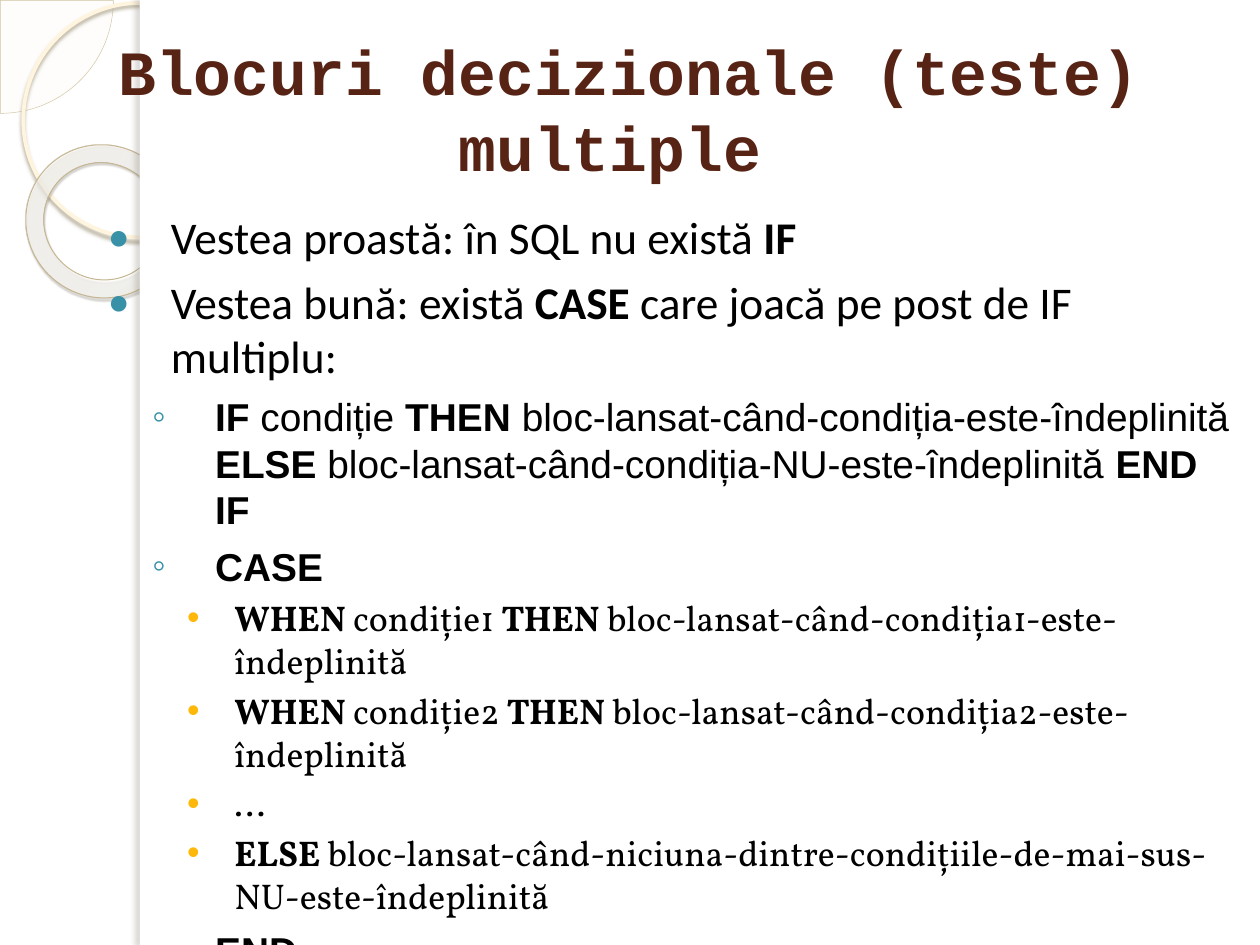
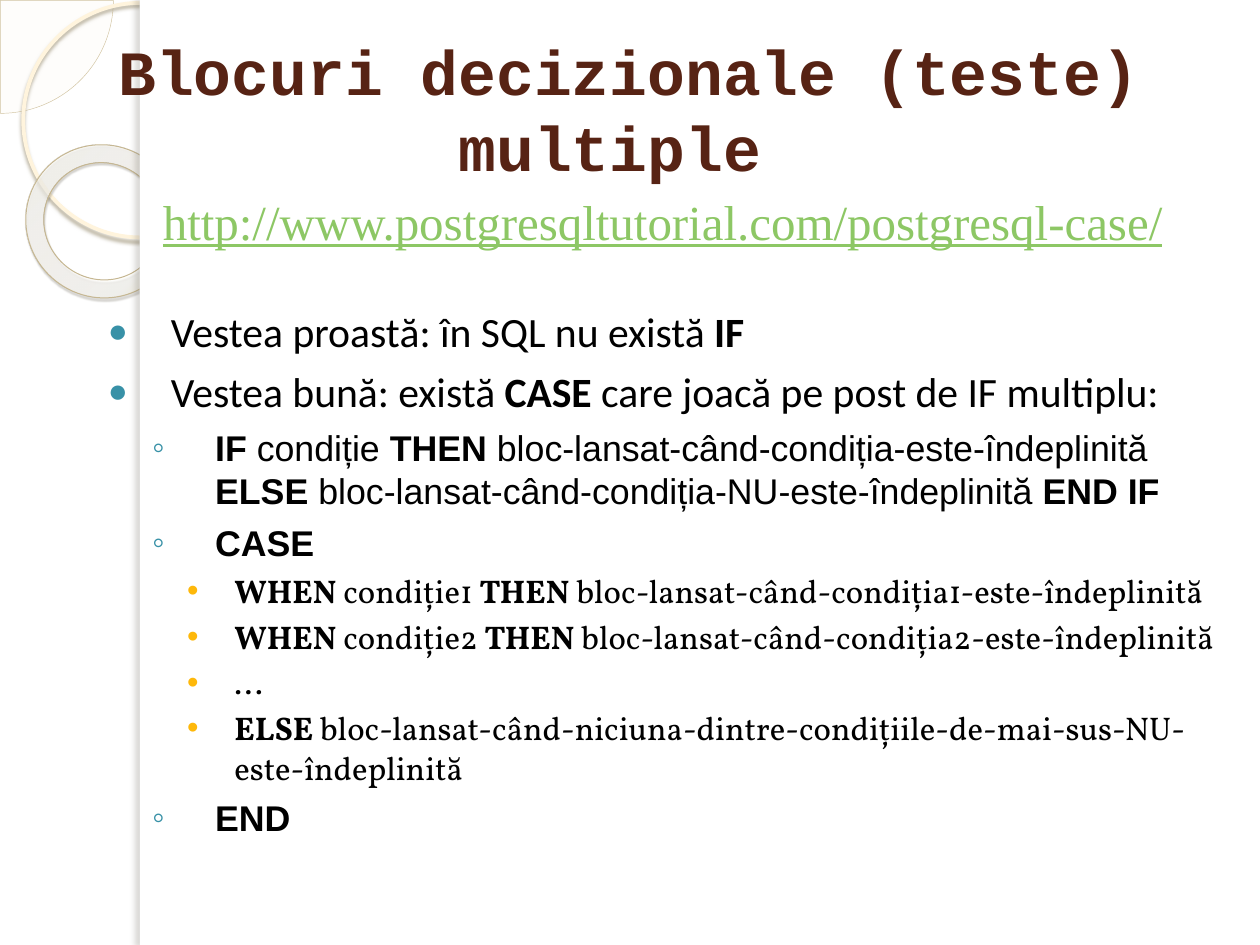
Before and after one commit to marinfotache/Baze-de-date-I, a slide deck: slide 58 of 11-13_SQL_Interogari - elemente de baza/12_SQL3_SELECT_Expresii si predicate.pptx (slide 56 before the commit). Drawn at 1260x945 pixels with LibreOffice and Linux fonts; fonts in the diff are those of the drawing; background and template pictures are left out. Boxes give left, top, right and bottom in pixels: in the first picture for what was removed or moved away, otherwise in the second. Text is boxed around its words. In the diff, an @@ line names an element or a change of style, - is before the commit and + after.

```diff
--- a/11-13_SQL_Interogari - elemente de baza/12_SQL3_SELECT_Expresii si predicate.pptx
+++ b/11-13_SQL_Interogari - elemente de baza/12_SQL3_SELECT_Expresii si predicate.pptx
@@ text added at (163,206,1162,250), 28 pt, text #8DC765, underline @@
+http://www.postgresqltutorial.com/postgresql-case/
@@ text "Vestea proastă: în SQL nu ...": place and size @@
-text "Vestea proastă: în SQL nu ..." at (171,223,1229,918)
+text "Vestea proastă: în SQL nu ..." at (171,318,1213,831)
@@ text "Vestea proastă: în SQL nu ..." at (171,318,1213,831): size 25.9 to 23.8 pt in "Vestea proastă: în SQL nu există IF", "Vestea bună: există CASE care joacă pe ..."; size 22.2 to 20.4 pt in "IF condiție THEN bloc-lansat-când-condiția-este-îndeplinită  ...", "CASE", "END"; size 20.4 to 18.7 pt in "WHEN condiție1 THEN bloc-lansat-când-condiția1-este-îndeplin ...", "WHEN condiție2 THEN bloc-lansat-când-condiția2-este-îndeplin ...", "...", "ELSE bloc-lansat-când-niciuna-dintre-condițiile-de-mai-sus-N ..." @@
```
Also in this commit, not shown: 14 other slides changed, 2 slides added.
